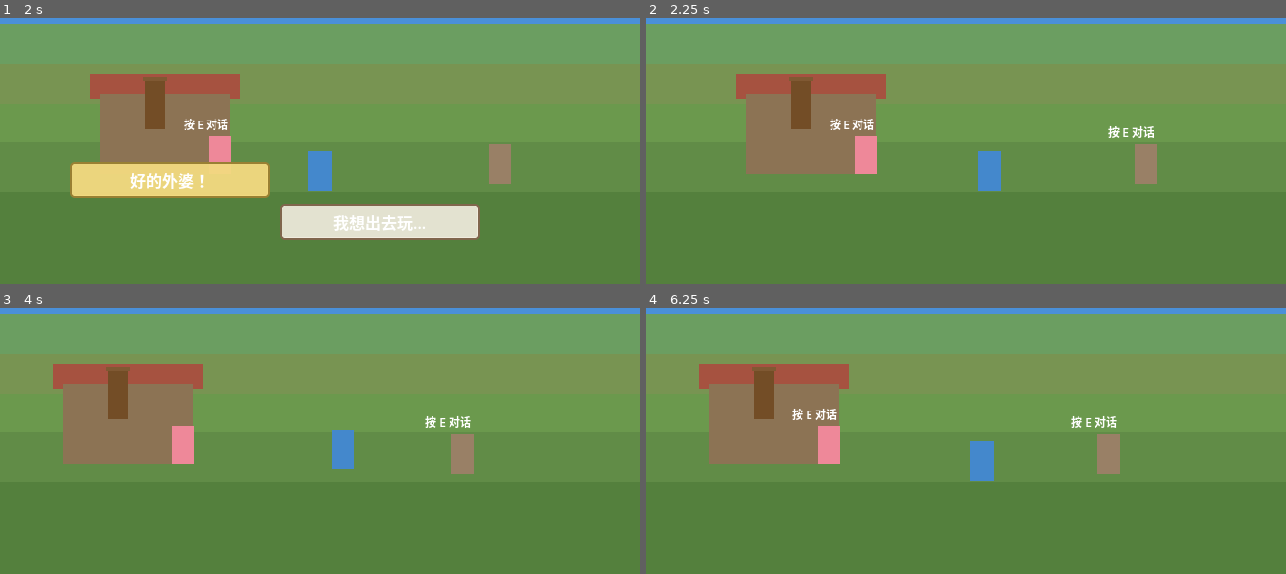
Above: before the commit, frames 1-4 (two rows, left to right).
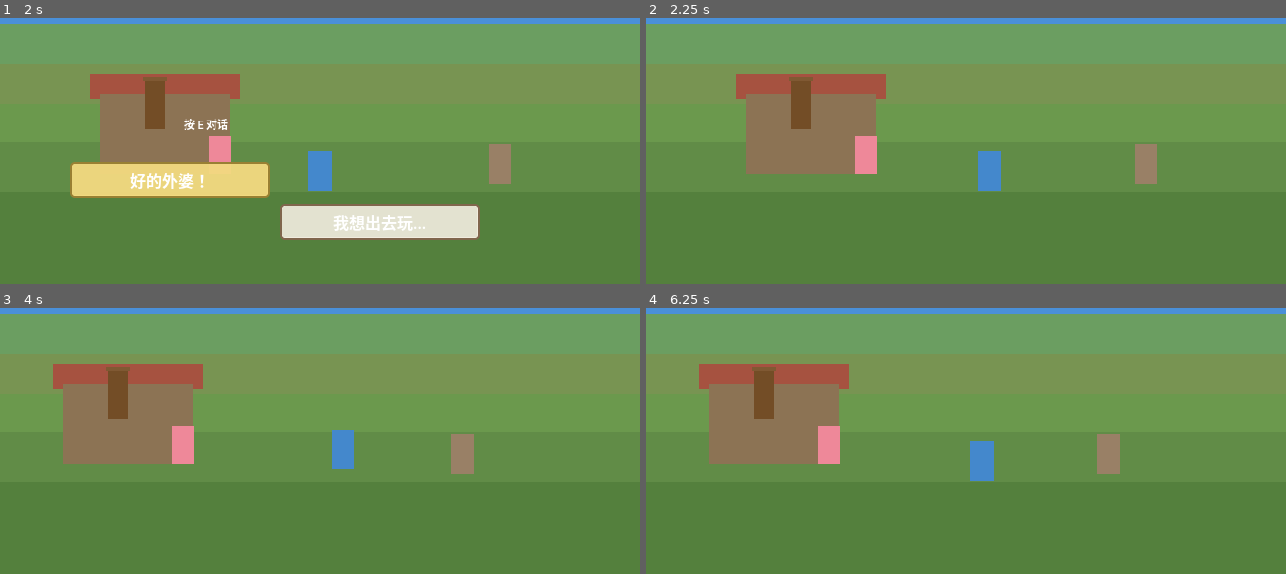
Above: after the commit, the same moments.

Repository: yuanzhoucanxiang/caojie
Game: Godot game, scene res://scenes/main.tscn
The game is run twice, just before and just after one commit, with the same random seed, the same clock (stepped at 60 frames per second) and the same inputs.
Inputs (mouse positions are in pixels of both pictures, inside the frame that each line leads up to):
- Up to frame 1 (2 s): tap Enter at 0.5 s; move the mouse to (460, 87) at 0.52 s; hold D (move_right) 0.53-1.28 s; tap E (interact) at 0.6, 1.35 s; click (460, 87) at 0.67 s; tap Space at 1.25 s; move the mouse to (192, 121) at 1.27 s; hold S (move_down) from 1.28 s (still down)
- Up to frame 2 (2.25 s): tap Enter at 2 s; move the mouse to (1030, 25) at 2.02 s; release S (move_down) at 2.03 s; hold D (move_right) from 2.03 s (still down); tap E (interact) at 2.1 s
- Up to frame 3 (4 s): move the mouse to (288, 464) at 2.77 s; release D (move_right) at 2.78 s; hold W (move_up) 2.78-3.53 s; tap E (interact) at 2.85, 3.6 s; click (288, 464) at 2.92 s; move the mouse to (512, 448) at 3.52 s; hold A (move_left) from 3.53 s (still down)
- Up to frame 4 (6.25 s): move the mouse to (774, 339) at 4.27 s; tap E (interact) at 4.35, 5.1, 5.85 s; tap Space at 5 s; move the mouse to (998, 393) at 5.02 s; release A (move_left) at 5.03 s; hold S (move_down) 5.03-5.78 s; click (998, 393) at 5.17 s; tap Enter at 5.75 s; move the mouse to (outside the picture) at 5.77 s; hold D (move_right) from 5.78 s (still down)

Frame 1 is identical in both runs. In frame 2, 0.3% of the frame differs, in the area x 28-80%, y 37-46%; in frame 3, 0.2%; in frame 4, 0.3%.

Commit message:
缩小NPC交互范围：半径90→30，需走到面前才能对话

Diff:
--- a/scenes/npcs/npc_aunt.tscn
+++ b/scenes/npcs/npc_aunt.tscn
@@ -3,7 +3,7 @@
 [ext_resource type="Script" path="res://scripts/npc/npc_aunt.gd" id="1_npc"]
 
 [sub_resource type="CircleShape2D" id="interact_zone_shape"]
-radius = 90.0
+radius = 30.0
 
 [node name="Aunt" type="StaticBody2D"]
 script = ExtResource("1_npc")
--- a/scenes/npcs/npc_cousin2.tscn
+++ b/scenes/npcs/npc_cousin2.tscn
@@ -3,7 +3,7 @@
 [ext_resource type="Script" path="res://scripts/npc/npc_cousin2.gd" id="1_npc"]
 
 [sub_resource type="CircleShape2D" id="interact_zone_shape"]
-radius = 90.0
+radius = 30.0
 
 [node name="Cousin2" type="StaticBody2D"]
 script = ExtResource("1_npc")
--- a/scenes/npcs/npc_grandmother.tscn
+++ b/scenes/npcs/npc_grandmother.tscn
@@ -3,7 +3,7 @@
 [ext_resource type="Script" path="res://scripts/npc/npc_grandmother.gd" id="1_npc"]
 
 [sub_resource type="CircleShape2D" id="interact_zone_shape"]
-radius = 90.0
+radius = 30.0
 
 [node name="Grandmother" type="StaticBody2D"]
 script = ExtResource("1_npc")
--- a/scenes/npcs/npc_uncle.tscn
+++ b/scenes/npcs/npc_uncle.tscn
@@ -3,7 +3,7 @@
 [ext_resource type="Script" path="res://scripts/npc/npc_uncle.gd" id="1_npc"]
 
 [sub_resource type="CircleShape2D" id="interact_zone_shape"]
-radius = 90.0
+radius = 30.0
 
 [node name="Uncle" type="StaticBody2D"]
 script = ExtResource("1_npc")
--- a/scenes/npcs/npc_xiaoming.tscn
+++ b/scenes/npcs/npc_xiaoming.tscn
@@ -3,7 +3,7 @@
 [ext_resource type="Script" path="res://scripts/npc/npc_xiaoming.gd" id="1_npc"]
 
 [sub_resource type="CircleShape2D" id="interact_zone_shape"]
-radius = 90.0
+radius = 30.0
 
 [node name="Xiaoming" type="StaticBody2D"]
 script = ExtResource("1_npc")
